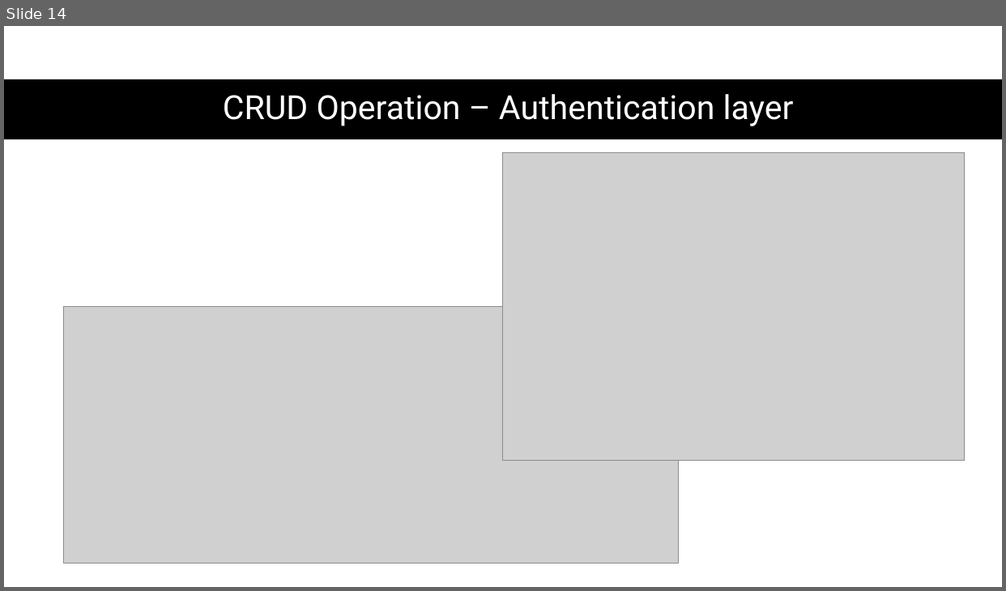
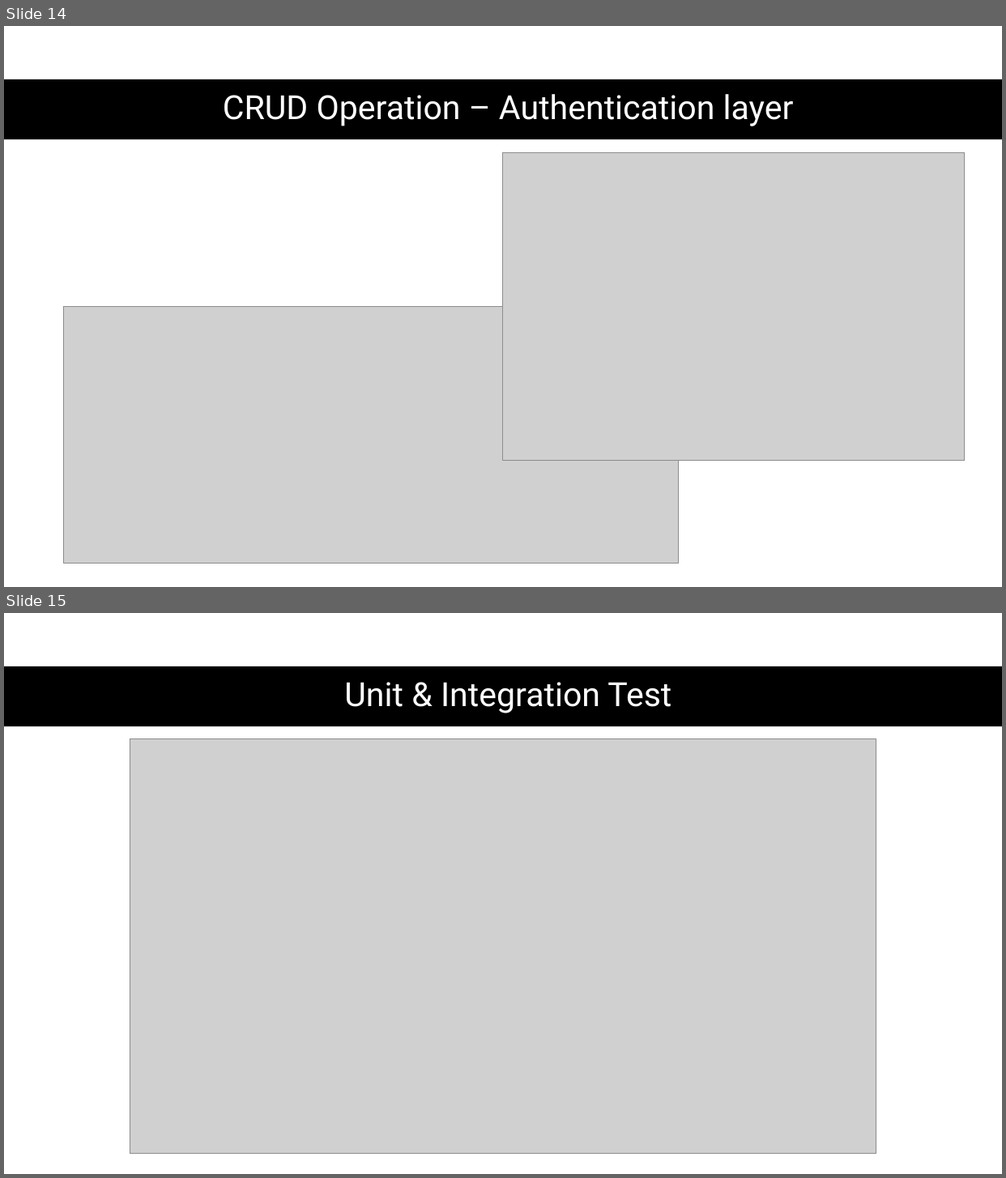
Before and after one commit to Buyantugs/cs489-project, a slide deck: docs/Presentation1.pptx. Shown one above the other, each under a label of ours: slide 14 before the commit, slides 14 and 15 after it. The pictures are 1006x591 and 1006x1178 pixels, drawn with LibreOffice and Linux fonts; fonts in the diff are those of the drawing; grey boxes stand for pictures. Boxes give left, top, right and bottom in pixels: in the first picture for what was removed or moved away, otherwise in the second. Text is boxed around its words. In the diff, an @@ line names an element or a change of style, - is before the commit and + after.

Commit message:
added simple unit test

```diff
--- a/docs/Presentation1.pptx
+++ b/docs/Presentation1.pptx
@@ slide 15 added at <box>4,613,1002,1174</box>, background #FFFFFF @@
@@ rectangle added at <box>4,666,1002,726</box>, fill #000000 @@
@@ title added at <box>344,682,671,713</box>, 32 pt, text #FFFFFF @@
+Unit & Integration Test
@@ picture added at <box>130,739,876,1153</box> @@
```
Also in this commit, not shown: 1 other slide added, 1 slide removed, 8 other files.
